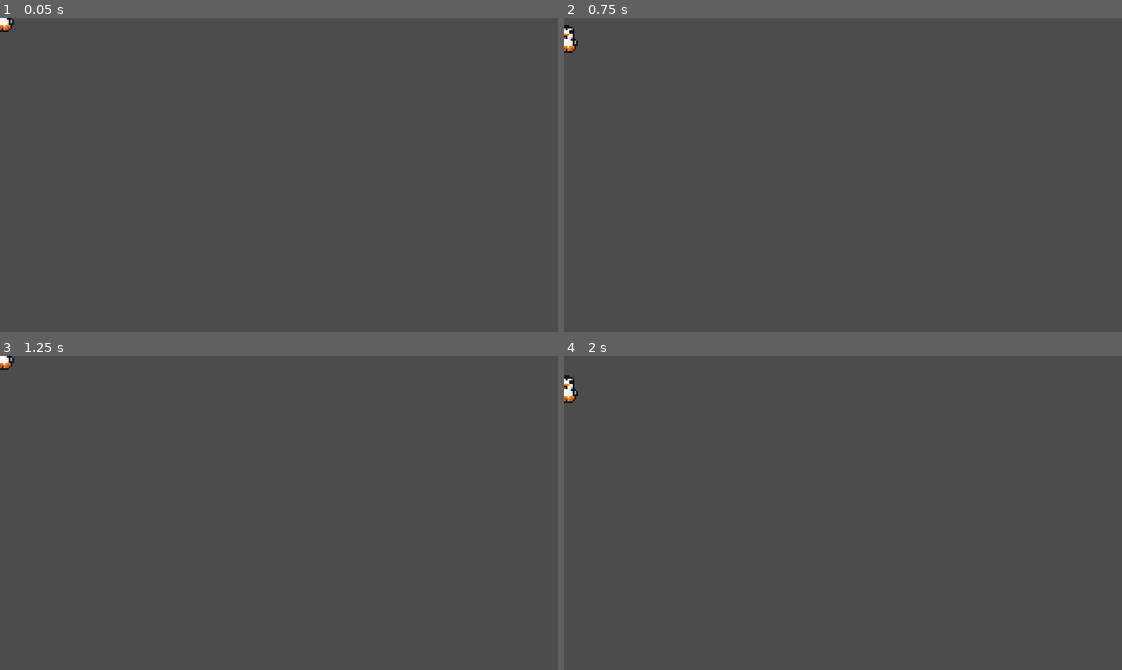
Above: before the commit, frames 1-4 (two rows, left to right).
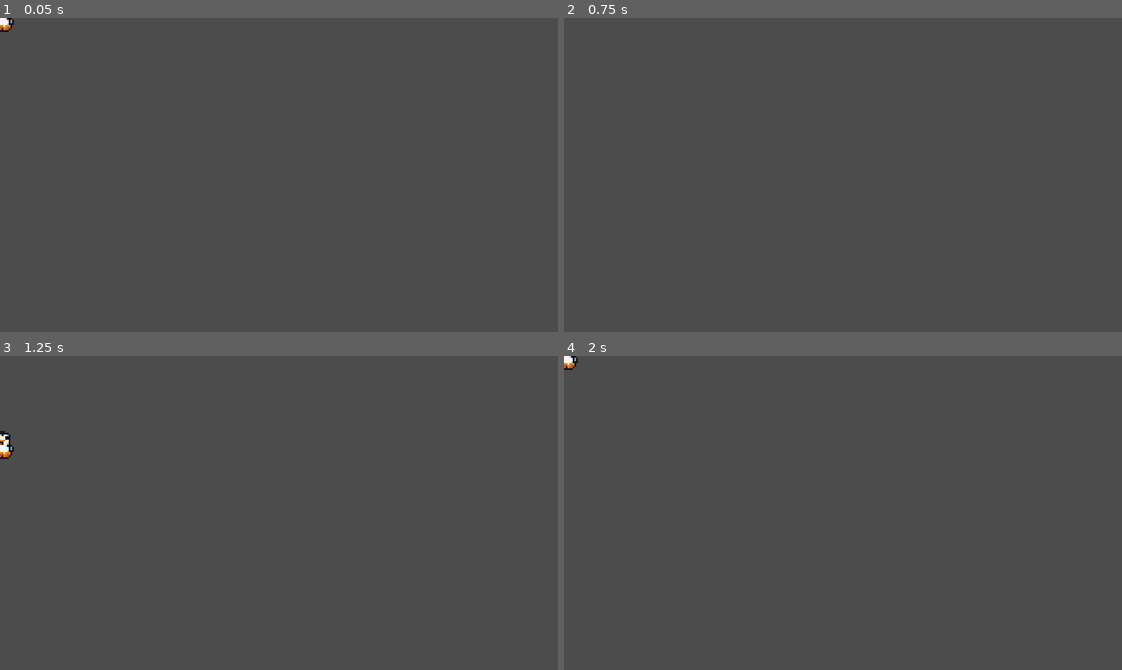
Above: after the commit, the same moments.

Repository: AlecAcosta/penguinFormer
Game: Godot game, scene res://scenes/PenguinDead.tscn
Two runs of this game, one before a commit and one after it. Both use one fixed random seed, a clock stepped at 60 frames per second and the inputs below. This scene is started directly instead of the project's main scene.
Inputs:
- Up to frame 1 (0.05 s): no input
- Up to frame 2 (0.75 s): tap Enter (ui_accept) at 0.5 s; hold Right (ui_right) from 0.53 s (still down)
- Up to frame 3 (1.25 s): keep holding Right (ui_right); tap Enter (ui_accept) at 0.77 s
- Up to frame 4 (2 s): keep holding Right (ui_right); tap Enter (ui_accept) at 1.52 s

Frame 1 is identical in both runs. In frame 2, 0.2% of the frame differs, in the area x 0-3%, y 2-12%; in frame 3, 0.3%, in the area x 0-3%, y 0-33%; in frame 4, 0.3%.

Commit message:
adjusted death anim time

Diff:
--- a/scenes/Penguin.tscn
+++ b/scenes/Penguin.tscn
@@ -174,7 +174,7 @@
 [node name="Sprite" type="Sprite" parent="."]
 texture = ExtResource( 1 )
 region_enabled = true
-region_rect = Rect2( 32, 16, 16, 16 )
+region_rect = Rect2( 48, 80, 16, 16 )
 
 [node name="CollisionShape2D" type="CollisionShape2D" parent="."]
 position = Vector2( 0, 0.5 )
--- a/scenes/PenguinDead.tscn
+++ b/scenes/PenguinDead.tscn
@@ -5,7 +5,7 @@
 
 [sub_resource type="Animation" id=1]
 resource_name = "default"
-length = 1.2
+length = 1.8
 tracks/0/type = "value"
 tracks/0/path = NodePath(".:offset")
 tracks/0/interp = 1
@@ -13,10 +13,10 @@
 tracks/0/imported = false
 tracks/0/enabled = true
 tracks/0/keys = {
-"times": PoolRealArray( 0, 0.1, 0.3, 0.5, 1.2 ),
+"times": PoolRealArray( 0, 0.2, 0.4, 0.7, 1.8 ),
 "transitions": PoolRealArray( 1, 1, 1, 1, 1 ),
 "update": 0,
-"values": [ Vector2( 0, 0 ), Vector2( 0, 0 ), Vector2( 0, -22 ), Vector2( 0, -36 ), Vector2( 0, 100 ) ]
+"values": [ Vector2( 0, 0 ), Vector2( 0, 0 ), Vector2( 0, -22 ), Vector2( 0, -36 ), Vector2( 0, 140 ) ]
 }
 
 [node name="PenguinDead" type="Sprite"]
